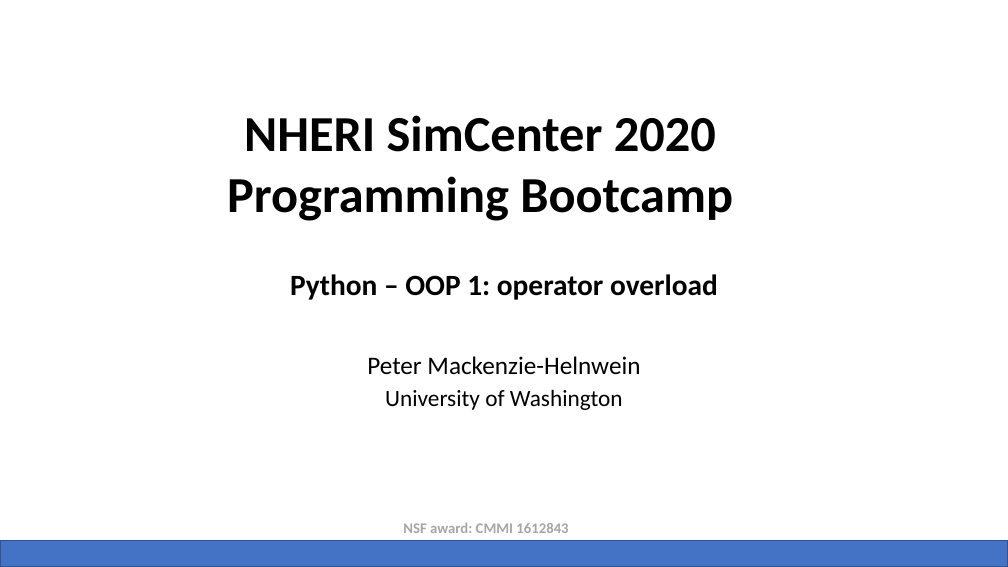
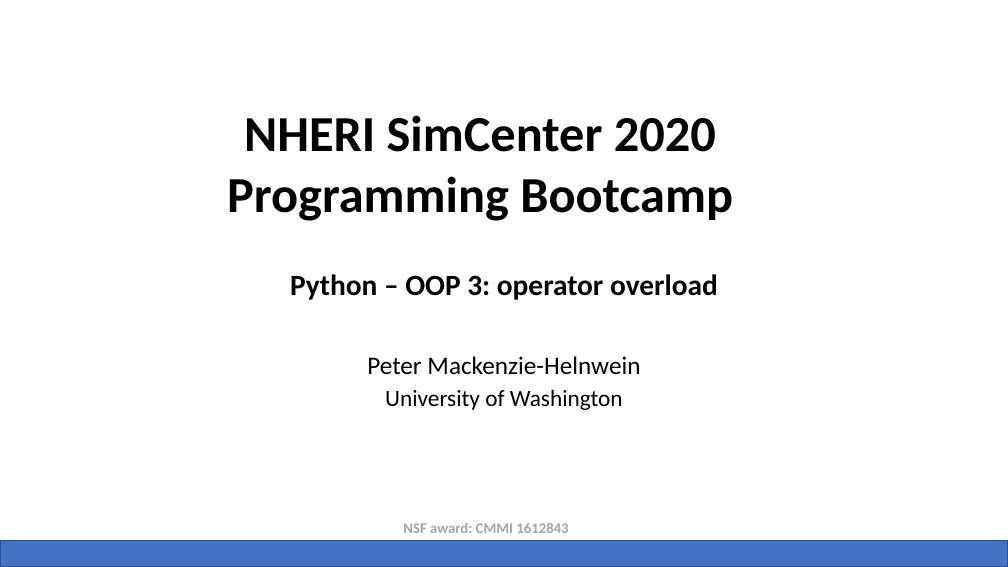
Before and after one commit to NHERI-SimCenter/SimCenterBootcamp2020, a slide deck: slide 28 of presentations/SimCenter Bootcamp Python.pptx (slide 18 before the commit). Drawn at 1008x567 pixels with LibreOffice and Linux fonts; fonts in the diff are those of the drawing; background and template pictures are left out. Boxes give left, top, right and bottom in pixels: in the first picture for what was removed or moved away, otherwise in the second. Text is boxed around its words. In the diff, an @@ line names an element or a change of style, - is before the commit and + after.

```diff
--- a/presentations/SimCenter Bootcamp Python.pptx
+++ b/presentations/SimCenter Bootcamp Python.pptx
@@ subtitle at (x1=290, y1=274, x2=718, y2=300): text changed @@
-Python – OOP 1: operator overload
+Python – OOP 3: operator overload
```
Also in this commit, not shown: 14 other slides changed, 9 slides added, 11 other files.
